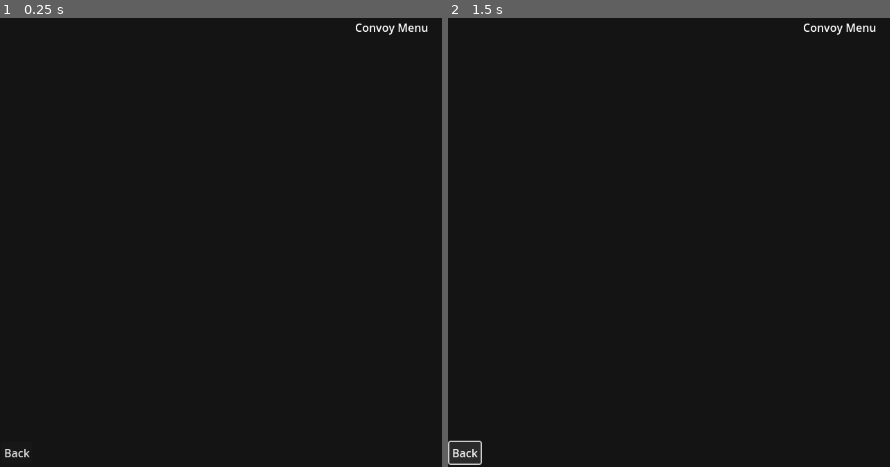
Above: before the commit, frames 1-2 (left to right).
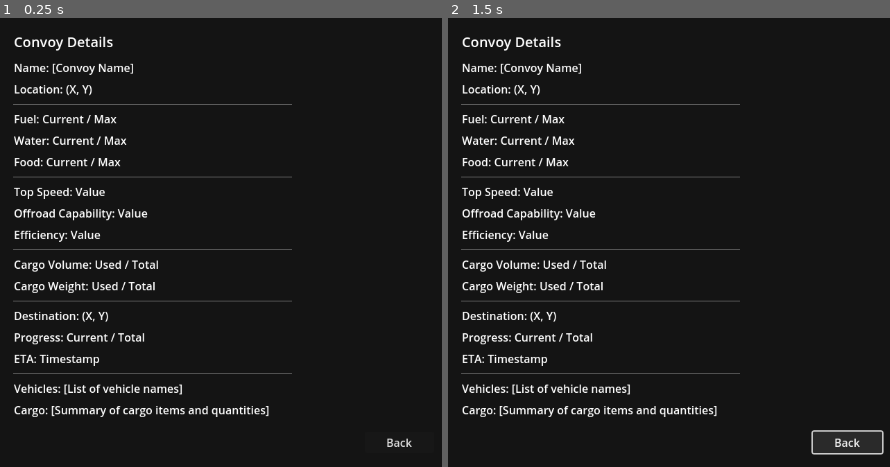
Above: after the commit, the same moments.

Repository: OoriData/DF_Godot
Game: Godot game, scene res://Scenes/ConvoyMenu.tscn
Same seed, same stepped clock (60 frames per second), same inputs: the game is played once before the commit and once after it. This scene is started directly instead of the project's main scene.
Inputs (mouse positions are in pixels of both pictures, inside the frame that each line leads up to):
- Up to frame 1 (0.25 s): no input
- Up to frame 2 (1.5 s): tap Enter at 0.5 s; move the mouse to (outside the picture) at 0.52 s; click (outside the picture) at 0.67 s; click "Back" at 1.25 s

The runs differ from the first frame. In frame 1, 5.8% of the frame differs, in the area x 1-97%, y 1-98%; in frame 2, 6.1%, in the area x 0-99%, y 1-100%.

Commit message:
Menu Update

Diff:
--- a/Scenes/ConvoyMenu.tscn
+++ b/Scenes/ConvoyMenu.tscn
@@ -20,18 +20,111 @@
 grow_vertical = 2
 color = Color(0, 0, 0, 0.733333)
 
-[node name="Convoy Menu" type="Label" parent="."]
+[node name="TitleLabel" type="Label" parent="."]
 layout_mode = 0
-offset_left = 512.0
-offset_top = 2.0
-offset_right = 618.0
-offset_bottom = 25.0
-text = "Convoy Menu"
+offset_left = 20.0
+offset_top = 20.0
+offset_right = 170.0
+offset_bottom = 46.0
+text = "Convoy Details"
+theme_override_font_sizes/font_size = 20
+
+[node name="VBoxContainer" type="VBoxContainer" parent="."]
+layout_mode = 0
+offset_left = 20.0
+offset_top = 60.0
+offset_right = 420.0
+offset_bottom = 560.0
+theme_override_constants/separation = 8
+
+[node name="NameLabel" type="Label" parent="VBoxContainer"]
+layout_mode = 2
+text = "Name: [Convoy Name]"
+
+[node name="LocationLabel" type="Label" parent="VBoxContainer"]
+layout_mode = 2
+text = "Location: (X, Y)"
+
+[node name="HSeparator" type="HSeparator" parent="VBoxContainer"]
+layout_mode = 2
+
+[node name="FuelLabel" type="Label" parent="VBoxContainer"]
+layout_mode = 2
+text = "Fuel: Current / Max"
+
+[node name="WaterLabel" type="Label" parent="VBoxContainer"]
+layout_mode = 2
+text = "Water: Current / Max"
+
+[node name="FoodLabel" type="Label" parent="VBoxContainer"]
+layout_mode = 2
+text = "Food: Current / Max"
+
+[node name="HSeparator2" type="HSeparator" parent="VBoxContainer"]
+layout_mode = 2
+
+[node name="SpeedLabel" type="Label" parent="VBoxContainer"]
+layout_mode = 2
+text = "Top Speed: Value"
+
+[node name="OffroadLabel" type="Label" parent="VBoxContainer"]
+layout_mode = 2
+text = "Offroad Capability: Value"
+
+[node name="EfficiencyLabel" type="Label" parent="VBoxContainer"]
+layout_mode = 2
+text = "Efficiency: Value"
+
+[node name="HSeparator3" type="HSeparator" parent="VBoxContainer"]
+layout_mode = 2
+
+[node name="CargoVolumeLabel" type="Label" parent="VBoxContainer"]
+layout_mode = 2
+text = "Cargo Volume: Used / Total"
+
+[node name="CargoWeightLabel" type="Label" parent="VBoxContainer"]
+layout_mode = 2
+text = "Cargo Weight: Used / Total"
+
+[node name="HSeparator4" type="HSeparator" parent="VBoxContainer"]
+layout_mode = 2
+
+[node name="JourneyDestLabel" type="Label" parent="VBoxContainer"]
+layout_mode = 2
+text = "Destination: (X, Y)"
+
+[node name="JourneyProgressLabel" type="Label" parent="VBoxContainer"]
+layout_mode = 2
+text = "Progress: Current / Total"
+
+[node name="JourneyETALabel" type="Label" parent="VBoxContainer"]
+layout_mode = 2
+text = "ETA: Timestamp"
+
+[node name="HSeparator5" type="HSeparator" parent="VBoxContainer"]
+layout_mode = 2
+
+[node name="VehiclesLabel" type="Label" parent="VBoxContainer"]
+layout_mode = 2
+text = "Vehicles: [List of vehicle names]"
+autowrap_mode = 2
+
+[node name="AllCargoLabel" type="Label" parent="VBoxContainer"]
+layout_mode = 2
+text = "Cargo: [Summary of cargo items and quantities]"
+autowrap_mode = 2
 
 [node name="BackButton" type="Button" parent="."]
-layout_mode = 0
-offset_left = 2.0
-offset_top = 612.0
-offset_right = 47.0
-offset_bottom = 643.0
+layout_mode = 1
+anchors_preset = 7
+anchor_left = 0.5
+anchor_top = 1.0
+anchor_right = 0.5
+anchor_bottom = 1.0
+offset_left = -50.0
+offset_top = -50.0
+offset_right = 50.0
+offset_bottom = -20.0
+grow_horizontal = 2
+grow_vertical = 0
 text = "Back"
--- a/Scripts/convoy_menu.gd
+++ b/Scripts/convoy_menu.gd
@@ -5,6 +5,23 @@
 
 # Optional: If your menu needs to display data passed from MenuManager
 var convoy_data_received: Dictionary
+
+# --- @onready vars for new labels ---
+@onready var name_label: Label = $VBoxContainer/NameLabel
+@onready var location_label: Label = $VBoxContainer/LocationLabel
+@onready var fuel_label: Label = $VBoxContainer/FuelLabel
+@onready var water_label: Label = $VBoxContainer/WaterLabel
+@onready var food_label: Label = $VBoxContainer/FoodLabel
+@onready var speed_label: Label = $VBoxContainer/SpeedLabel
+@onready var offroad_label: Label = $VBoxContainer/OffroadLabel
+@onready var efficiency_label: Label = $VBoxContainer/EfficiencyLabel
+@onready var cargo_volume_label: Label = $VBoxContainer/CargoVolumeLabel
+@onready var cargo_weight_label: Label = $VBoxContainer/CargoWeightLabel
+@onready var journey_dest_label: Label = $VBoxContainer/JourneyDestLabel
+@onready var journey_progress_label: Label = $VBoxContainer/JourneyProgressLabel
+@onready var journey_eta_label: Label = $VBoxContainer/JourneyETALabel
+@onready var vehicles_label: Label = $VBoxContainer/VehiclesLabel
+@onready var all_cargo_label: Label = $VBoxContainer/AllCargoLabel
 
 func _ready():
 	# IMPORTANT: Ensure you have a Button node in your ConvoyMenu.tscn scene
@@ -29,22 +46,62 @@
 		convoy_data_received = data.duplicate() # Duplicate to avoid modifying the original if needed
 		# print("ConvoyMenu: Initialized with data: ", convoy_data_received) # DEBUG
 
-		# IMPORTANT: Replace "ConvoyInfoLabel" with the actual name of your main label node in ConvoyMenu.tscn
-		# If your label is named "Convoy menu Label" in the scene tree, use that exact name here.
-		var info_label_node_path = "Convoy Menu" # Adjusted to match your likely scene structure
-		var info_label = get_node_or_null(info_label_node_path)
+		# --- Populate Convoy Overview & Status ---
+		if is_instance_valid(name_label):
+			name_label.text = "Name: %s (ID: %s)" % [convoy_data_received.get("convoy_name", "N/A"), convoy_data_received.get("convoy_id", "N/A")]
+		if is_instance_valid(location_label):
+			location_label.text = "Location: (%.1f, %.1f)" % [convoy_data_received.get("x", 0.0), convoy_data_received.get("y", 0.0)]
+		if is_instance_valid(fuel_label):
+			fuel_label.text = "Fuel: %.1f / %.1f" % [convoy_data_received.get("fuel", 0.0), convoy_data_received.get("max_fuel", 0.0)]
+		if is_instance_valid(water_label):
+			water_label.text = "Water: %.1f / %.1f" % [convoy_data_received.get("water", 0.0), convoy_data_received.get("max_water", 0.0)]
+		if is_instance_valid(food_label):
+			food_label.text = "Food: %.1f / %.1f" % [convoy_data_received.get("food", 0.0), convoy_data_received.get("max_food", 0.0)]
+		if is_instance_valid(speed_label):
+			speed_label.text = "Top Speed: %.1f" % convoy_data_received.get("top_speed", 0.0)
+		if is_instance_valid(offroad_label):
+			offroad_label.text = "Offroad: %.1f" % convoy_data_received.get("offroad_capability", 0.0)
+		if is_instance_valid(efficiency_label):
+			efficiency_label.text = "Efficiency: %.1f" % convoy_data_received.get("efficiency", 0.0)
+		if is_instance_valid(cargo_volume_label):
+			var used_volume = convoy_data_received.get("total_cargo_capacity", 0.0) - convoy_data_received.get("total_free_space", 0.0)
+			cargo_volume_label.text = "Cargo Volume: %.1f / %.1f" % [used_volume, convoy_data_received.get("total_cargo_capacity", 0.0)]
+		if is_instance_valid(cargo_weight_label):
+			var used_weight = convoy_data_received.get("total_weight_capacity", 0.0) - convoy_data_received.get("total_remaining_capacity", 0.0)
+			cargo_weight_label.text = "Cargo Weight: %.1f / %.1f" % [used_weight, convoy_data_received.get("total_weight_capacity", 0.0)]
 
-		if info_label and info_label is Label:
-			var display_text = "Convoy Details:\n"
-			display_text += "ID: %s\n" % convoy_data_received.get("convoy_id", "N/A")
-			display_text += "Name: %s\n" % convoy_data_received.get("convoy_name", "N/A")
-			display_text += "Location: (%.1f, %.1f)\n" % [convoy_data_received.get("x", 0.0), convoy_data_received.get("y", 0.0)]
-			# Add more basic info as needed
-			info_label.text = display_text
-		elif info_label:
-			printerr("ConvoyMenu: Node at path '%s' was found, but it's not a Label." % info_label_node_path)
-		else:
-			printerr("ConvoyMenu: Label node NOT found at path '%s'. Please check the name in ConvoyMenu.tscn." % info_label_node_path)
+		# --- Populate Journey Details ---
+		var journey_data: Dictionary = convoy_data_received.get("journey", {})
+		if is_instance_valid(journey_dest_label):
+			journey_dest_label.text = "Destination: (%.1f, %.1f)" % [journey_data.get("dest_x", 0.0), journey_data.get("dest_y", 0.0)]
+		if is_instance_valid(journey_progress_label):
+			journey_progress_label.text = "Progress: %.1f / %.1f" % [journey_data.get("progress", 0.0), journey_data.get("length", 0.0)]
+		if is_instance_valid(journey_eta_label):
+			# Basic ETA display, you'll want to format this nicely later
+			journey_eta_label.text = "ETA: %s" % journey_data.get("eta", "N/A")
+
+		# --- Populate Vehicle Manifest (Simplified) ---
+		if is_instance_valid(vehicles_label):
+			var vehicle_list: Array = convoy_data_received.get("vehicle_details_list", [])
+			var vehicle_names: Array = []
+			for vehicle_detail in vehicle_list:
+				if vehicle_detail is Dictionary:
+					vehicle_names.append(vehicle_detail.get("name", "Unknown Vehicle"))
+			vehicles_label.text = "Vehicles: " + ", ".join(vehicle_names)
+
+		# --- Populate Cargo Details (Simplified) ---
+		if is_instance_valid(all_cargo_label):
+			var all_cargo_list: Array = convoy_data_received.get("all_cargo", [])
+			var cargo_summary: Array = []
+			var cargo_counts: Dictionary = {}
+			for cargo_item in all_cargo_list:
+				if cargo_item is Dictionary:
+					var item_name = cargo_item.get("name", "Unknown Item")
+					cargo_counts[item_name] = cargo_counts.get(item_name, 0) + cargo_item.get("quantity", 0)
+			for item_name in cargo_counts:
+				cargo_summary.append("%s x%s" % [item_name, cargo_counts[item_name]])
+			all_cargo_label.text = "Cargo: " + ", ".join(cargo_summary)
+
 
 # The _update_label function is no longer needed with this simplified structure.
 # You can remove it or comment it out.
--- a/Scripts/main.gd
+++ b/Scripts/main.gd
@@ -1290,6 +1290,9 @@
 # --- Handler for Menu Requests from MapInteractionManager ---
 func _on_mim_convoy_menu_requested(convoy_data: Dictionary):
 	if is_instance_valid(menu_manager_ref):
+		# --- LOG CONVOY OBJECT ---
+		print("Convoy data for menu: ", convoy_data)
+		# -------------------------
 		# print("Main: MapInteractionManager requested convoy menu for convoy ID: ", convoy_data.get("convoy_id", "N/A")) # DEBUG
 		# print("Main: MapInteractionManager requested convoy menu for convoy ID: ", convoy_data.get("convoy_id", "N/A")) # DEBUG
 		# This existing function already calls the menu manager correctly
